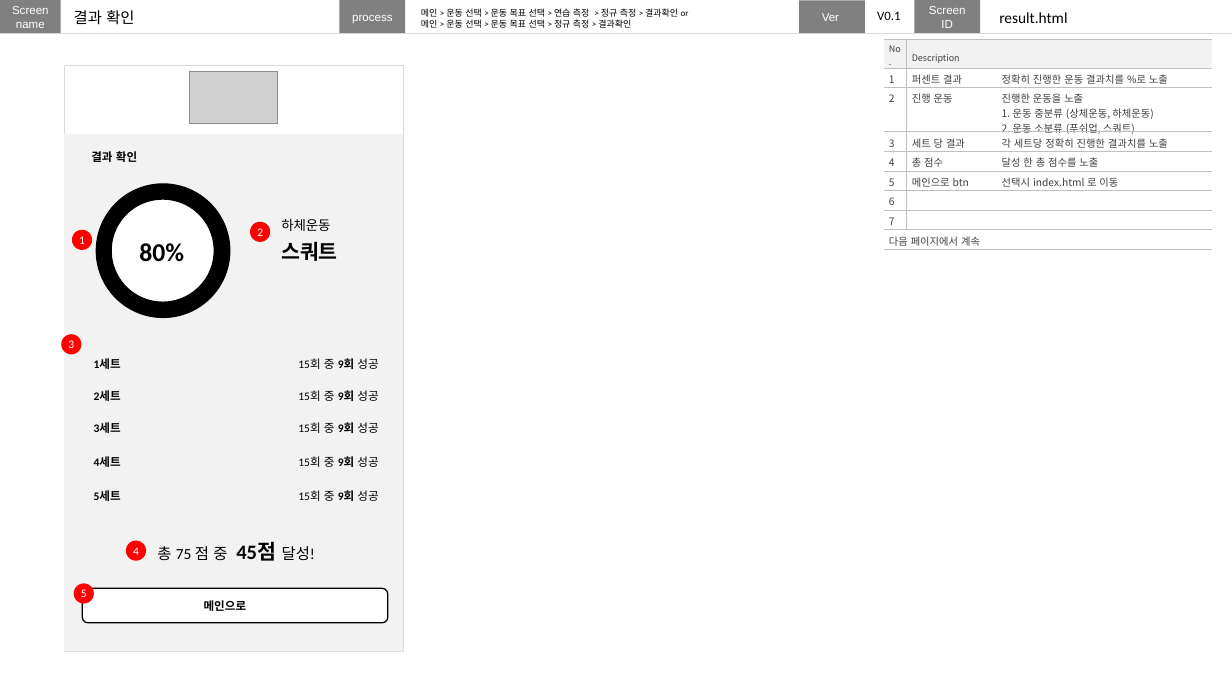
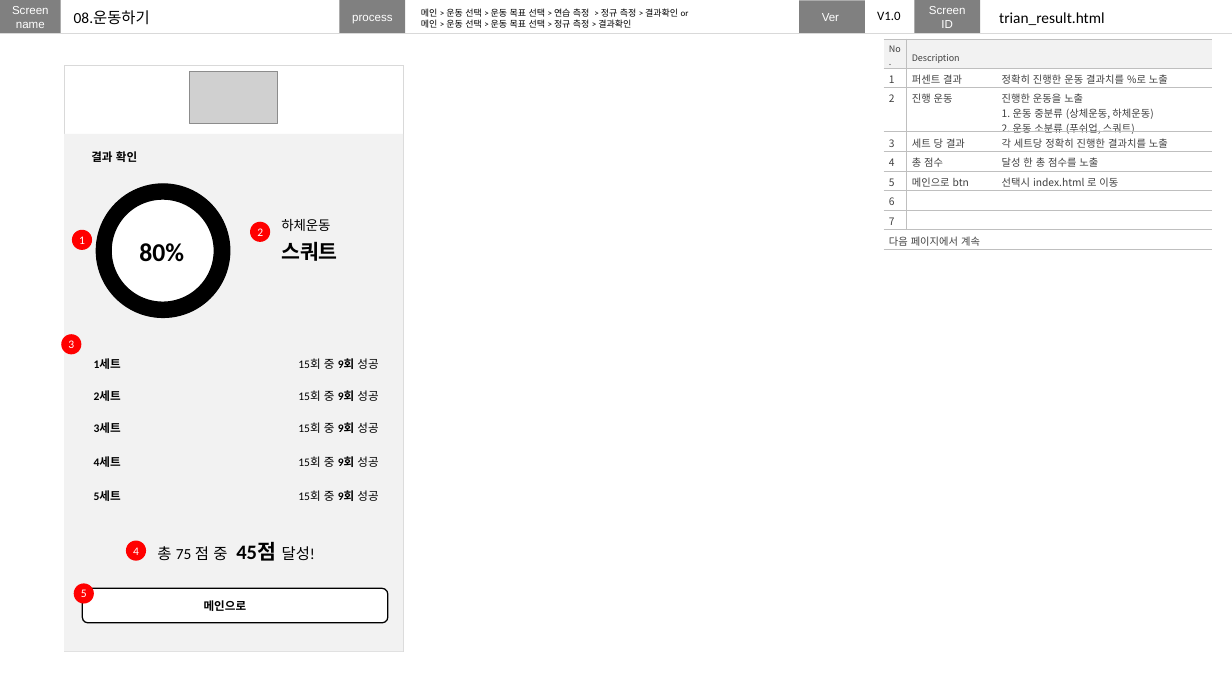
Before and after one commit to nohminkyoung/final_anchovy, a slide deck: slide 34 of plan/finalproject.pptx (slide 30 before the commit). Drawn at 1232x693 pixels with LibreOffice and Linux fonts; fonts in the diff are those of the drawing; grey boxes stand for pictures. Boxes give left, top, right and bottom in pixels: in the first picture for what was removed or moved away, otherwise in the second. Text is boxed around its words. In the diff, an @@ line names an element or a change of style, - is before the commit and + after.

```diff
--- a/plan/finalproject.pptx
+++ b/plan/finalproject.pptx
@@ text removed at [74,10,134,25] @@
-결과 확인
@@ text added at [74,10,150,25], 12 pt, text #000000 @@
+08.운동하기
@@ text at [877,11,900,20]: text changed @@
-V0.1
+V1.0
@@ text at [999,12,1104,25]: text changed @@
-result.html
+trian_result.html
```
Also in this commit, not shown: 29 other slides changed, 7 slides added, 9 slides removed.
